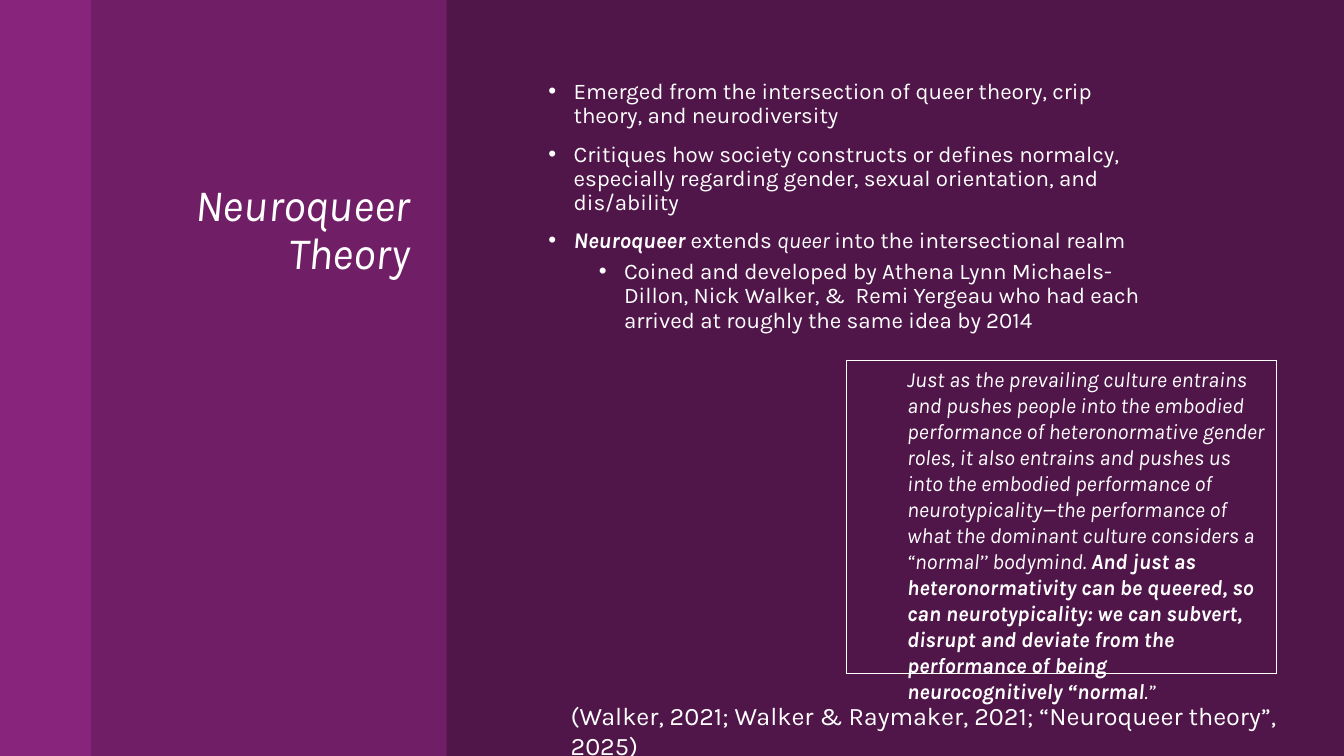
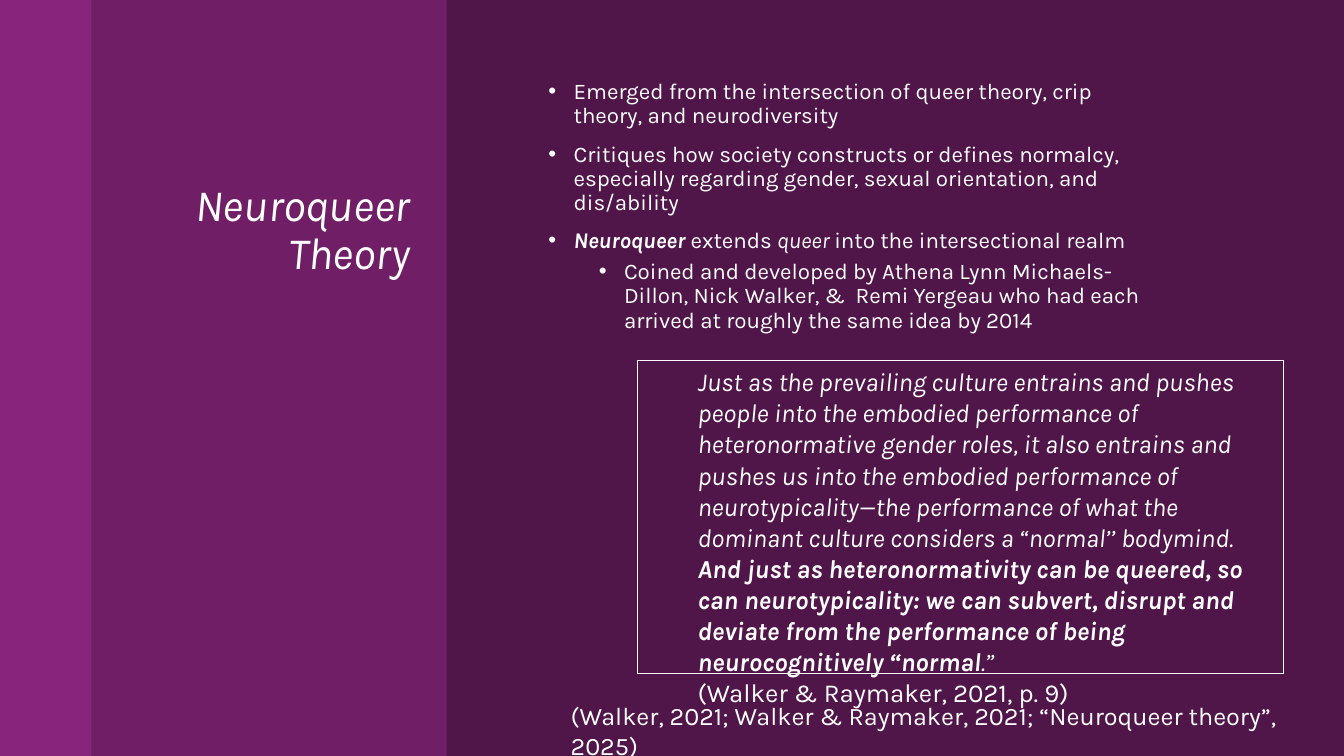
Before and after one commit to gurumojo/presentation-archive, a slide deck: slide 6 of archive/kb/capstone-slides.pptx. Drawn at 1344x756 pixels with LibreOffice and Linux fonts; fonts in the diff are those of the drawing. Boxes give left, top, right and bottom in pixels: in the first picture for what was removed or moved away, otherwise in the second. Text is boxed around its words. In the diff, an @@ line names an element or a change of style, - is before the commit and + after.

```diff
--- a/archive/kb/capstone-slides.pptx
+++ b/archive/kb/capstone-slides.pptx
@@ text in rectangle at bbox=[637, 361, 1284, 674]: paragraph added @@
+  (Walker & Raymaker, 2021, p. 9)
@@ rectangle "Just as the prevailing culture ...": place and size @@
-rectangle "Just as the prevailing culture ..." at bbox=[847, 361, 1276, 674]
+rectangle "Just as the prevailing culture ..." at bbox=[637, 361, 1284, 674]
@@ text in rectangle at bbox=[698, 373, 1242, 678]: size 15.5 to 18.5 pt @@
```
Also in this commit, not shown: 22 other slides changed.
